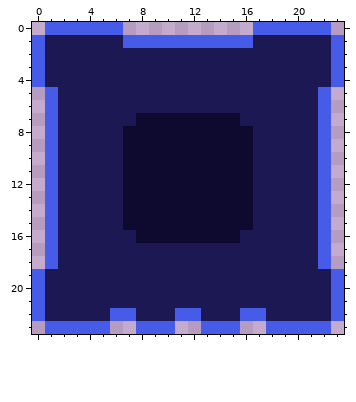
Pixel-art file, stored at assets/sprites/UI/aseprite/level-titlecard.aseprite. This is how it looked before the edit.
24x24 pixels, 1 frame.
Now the later version:
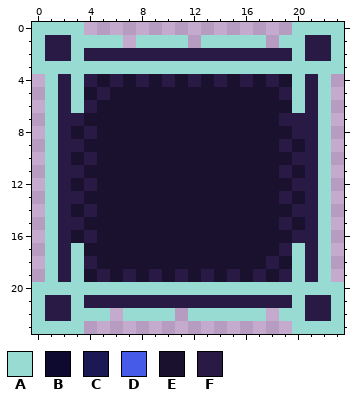
Palette (. is transparent): A #97dbd2  B #0e092f  C #1b1853  D #465be7  E #1a112e  F #291945
From old to new:
@@ x 0..23 @@
- 0 .DDDDDD..........DDDDDD.
- 1 DCCCCCCDDDDDDDDDDCCCCCCD
- 2 DCCCCCCCCCCCCCCCCCCCCCCD
- 3 DCCCCCCCCCCCCCCCCCCCCCCD
- 4 DCCCCCCCCCCCCCCCCCCCCCCD
- 5 .DCCCCCCCCCCCCCCCCCCCCD.
- 6 .DCCCCCCCCCCCCCCCCCCCCD.
- 7 .DCCCCCCBBBBBBBBCCCCCCD.
- 8 .DCCCCCBBBBBBBBBBCCCCCD.
- 9 .DCCCCCBBBBBBBBBBCCCCCD.
-10 .DCCCCCBBBBBBBBBBCCCCCD.
-11 .DCCCCCBBBBBBBBBBCCCCCD.
-12 .DCCCCCBBBBBBBBBBCCCCCD.
-13 .DCCCCCBBBBBBBBBBCCCCCD.
-14 .DCCCCCBBBBBBBBBBCCCCCD.
-15 .DCCCCCBBBBBBBBBBCCCCCD.
-16 .DCCCCCCBBBBBBBBCCCCCCD.
-17 .DCCCCCCCCCCCCCCCCCCCCD.
-18 .DCCCCCCCCCCCCCCCCCCCCD.
-19 DCCCCCCCCCCCCCCCCCCCCCCD
-20 DCCCCCCCCCCCCCCCCCCCCCCD
-21 DCCCCCCCCCCCCCCCCCCCCCCD
-22 DCCCCCDDCCCDDCCCDDCCCCCD
-23 .DDDDD..DDD..DDD..DDDDD.
+ 0 AAAA................AAAA
+ 1 AFFAAAA.AAAA.AAAAA.AAFFA
+ 2 AFFAFFFFFFFFFFFFFFFFAFFA
+ 3 AAAAAAAAAAAAAAAAAAAAAAAA
+ 4 .AFAFEFEFEFEFEFEFEFEAFA.
+ 5 .AFAEFEEEEEEEEEEEEEFAFA.
+ 6 .AFAFEEEEEEEEEEEEEEEAFA.
+ 7 .AFFEEEEEEEEEEEEEEEFFFA.
+ 8 .AFEFEEEEEEEEEEEEEEEFFA.
+ 9 .AFFEEEEEEEEEEEEEEEFEFA.
+10 .AFEFEEEEEEEEEEEEEEEFFA.
+11 .AFFEEEEEEEEEEEEEEEFEFA.
+12 .AFEFEEEEEEEEEEEEEEEFFA.
+13 .AFFEEEEEEEEEEEEEEEFEFA.
+14 .AFEFEEEEEEEEEEEEEEEFFA.
+15 .AFFEEEEEEEEEEEEEEEFEFA.
+16 .AFEFEEEEEEEEEEEEEEEFFA.
+17 .AFAEEEEEEEEEEEEEEEFAFA.
+18 .AFAFEEEEEEEEEEEEEFEAFA.
+19 .AFAEFEFEFEFEFEFEFEFAFA.
+20 AAAAAAAAAAAAAAAAAAAAAAAA
+21 AFFAFFFFFFFFFFFFFFFFAFFA
+22 AFFAAA.AAAA.AAAAAA.AAFFA
+23 AAAA................AAAA
Changed places in both pictures, as pixel boxes (x1, y1, x2, y2):
changed: (32, 22, 344, 334)
